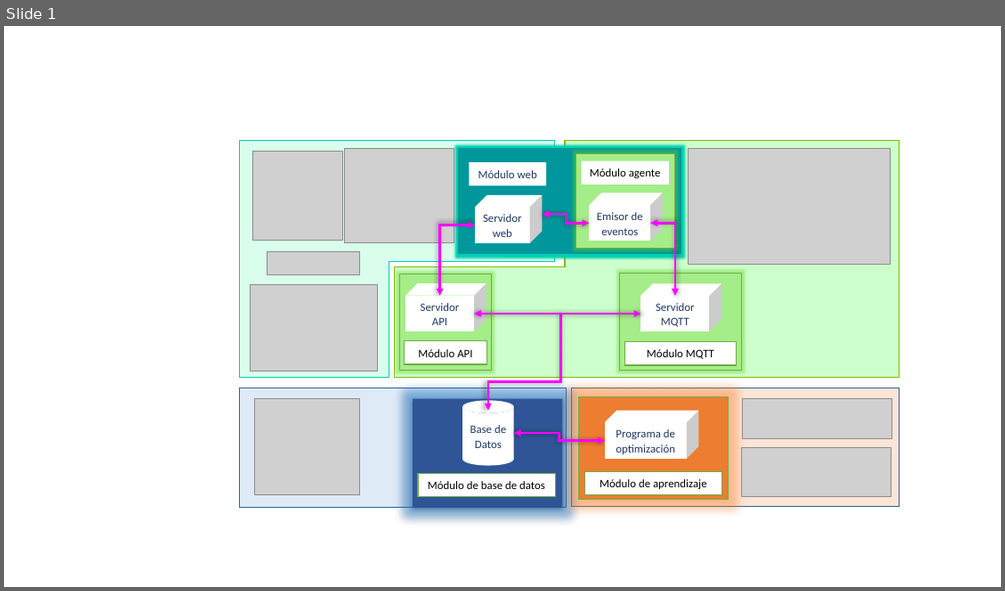
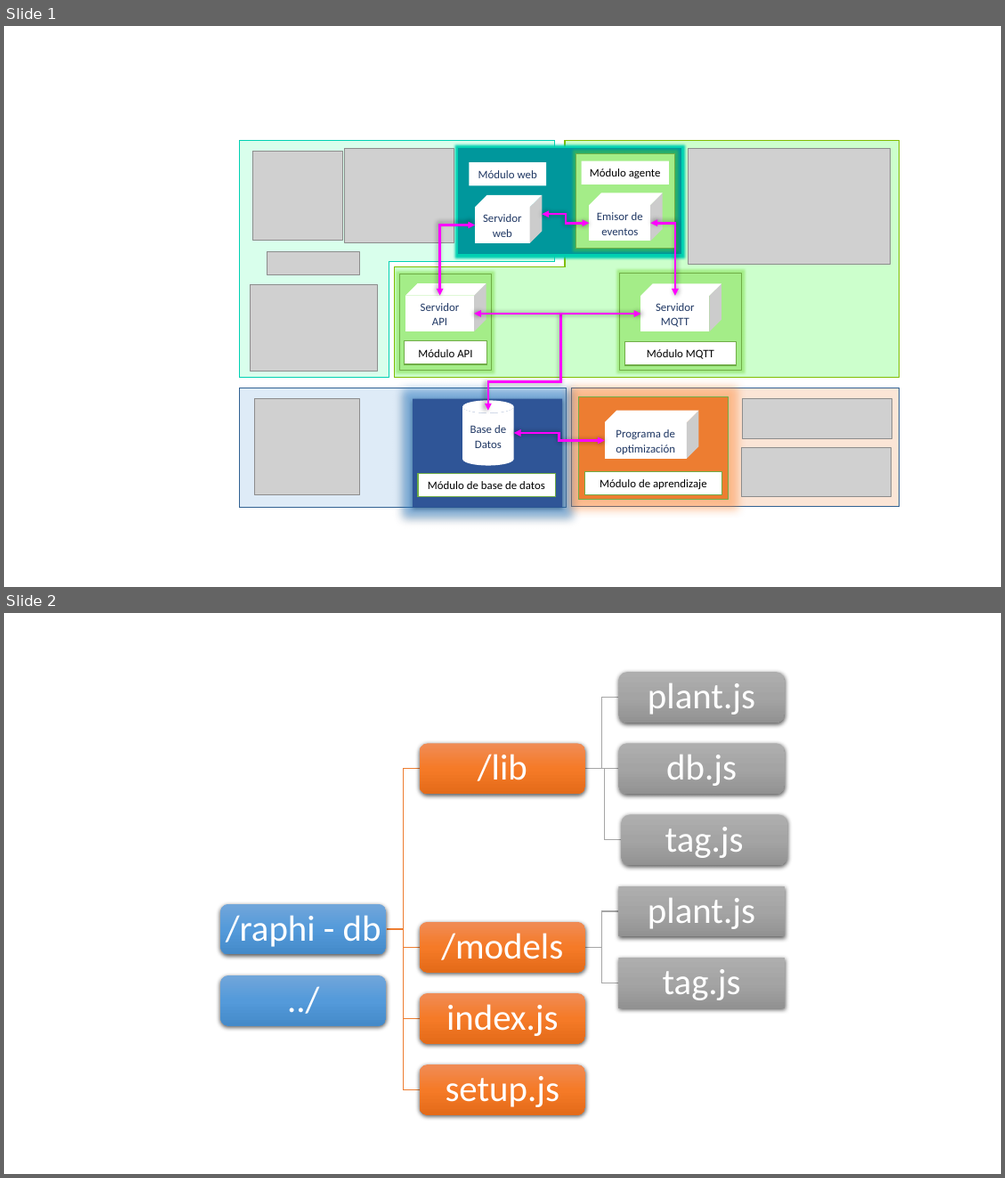
Before and after one commit to llaksa/raphi, a slide deck: raphi-paper/tesis.pptm. Shown one above the other, each under a label of ours: slide 1 before the commit, slides 1 and 2 after it. The pictures are 1005x591 and 1005x1178 pixels, drawn with LibreOffice and Linux fonts; fonts in the diff are those of the drawing; grey boxes stand for pictures. Boxes give left, top, right and bottom in pixels: in the first picture for what was removed or moved away, otherwise in the second. Text is boxed around its words. In the diff, an @@ line names an element or a change of style, - is before the commit and + after.

```diff
--- a/raphi-paper/tesis.pptm
+++ b/raphi-paper/tesis.pptm
@@ slide 2 added at (x1=4, y1=613, x2=1001, y2=1174), background #FFFFFF @@
@@ group added at (x1=220, y1=672, x2=788, y2=1116): 11 texts, 9 freeform shapes, 9 rounded rectangles, 2 rectangles @@
+/raphi - db
+/lib
+plant.js
+db.js
+tag.js
+/models
+plant.js
+tag.js
+index.js
+setup.js
+../
```
Also in this commit, not shown: 2 other files.
